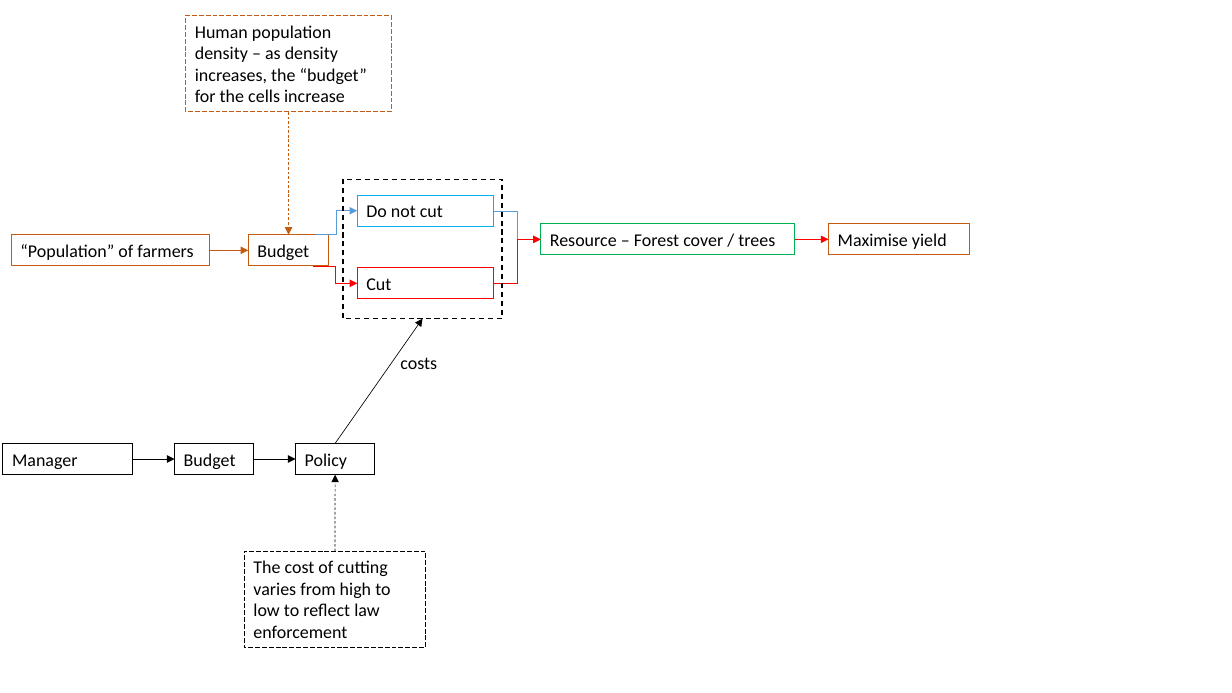
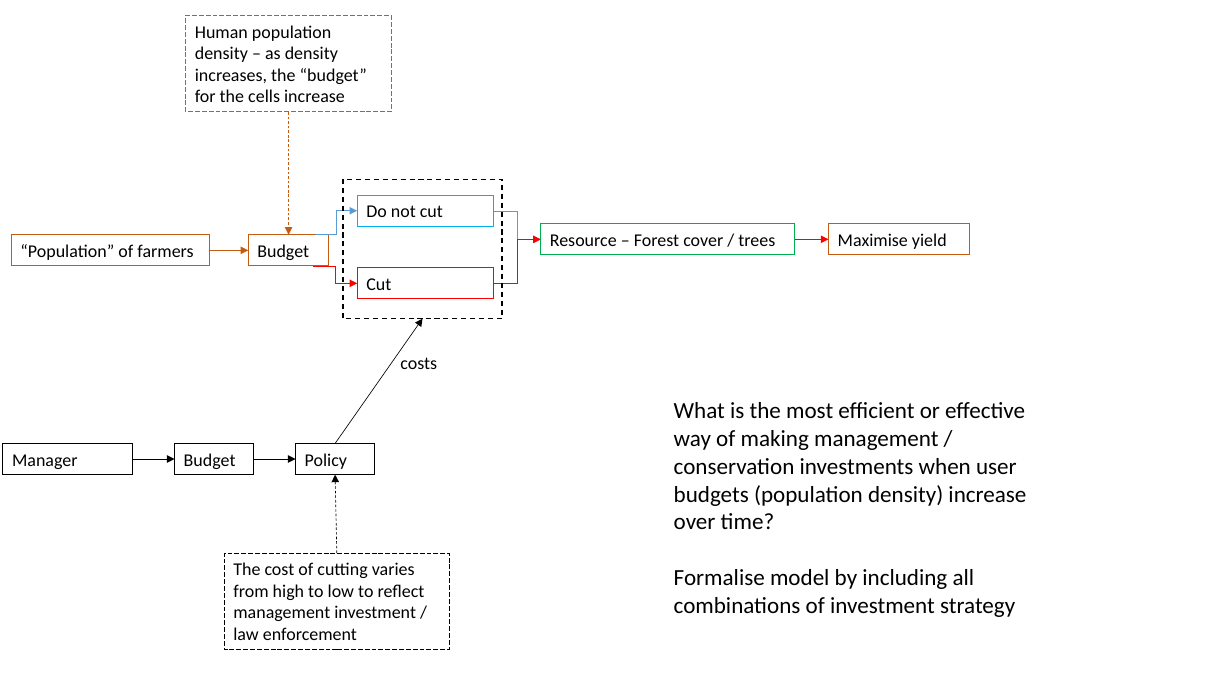
Before and after one commit to mattnuttall00/PhD_Chapter4, a slide deck: slide 8 of Notes/outline of ideas.pptx. Drawn at 1232x693 pixels with LibreOffice and Linux fonts; fonts in the diff are those of the drawing. Boxes give left, top, right and bottom in pixels: in the first picture for what was removed or moved away, otherwise in the second. Text is boxed around its words. In the diff, an @@ line names an element or a change of style, - is before the commit and + after.

Commit message:
minor additions

```diff
--- a/Notes/outline of ideas.pptx
+++ b/Notes/outline of ideas.pptx
@@ text added at <box>674,402,1026,617</box>, 18 pt, text #000000 @@
+What is the most efficient or effective way of making management / conservation investments when user budgets (population density) increase over time?
+Formalise model by including all combinations of investment strategy
@@ rectangle "The cost of cutting varies ...": place and size @@
-rectangle "The cost of cutting varies ..." at <box>244,552,425,648</box>
+rectangle "The cost of cutting varies ..." at <box>225,554,450,650</box>
@@ text in rectangle at <box>233,562,425,640</box>: text changed @@
-The cost of cutting varies from high to low to reflect law enforcement
+The cost of cutting varies from high to low to reflect management investment / law enforcement
```
